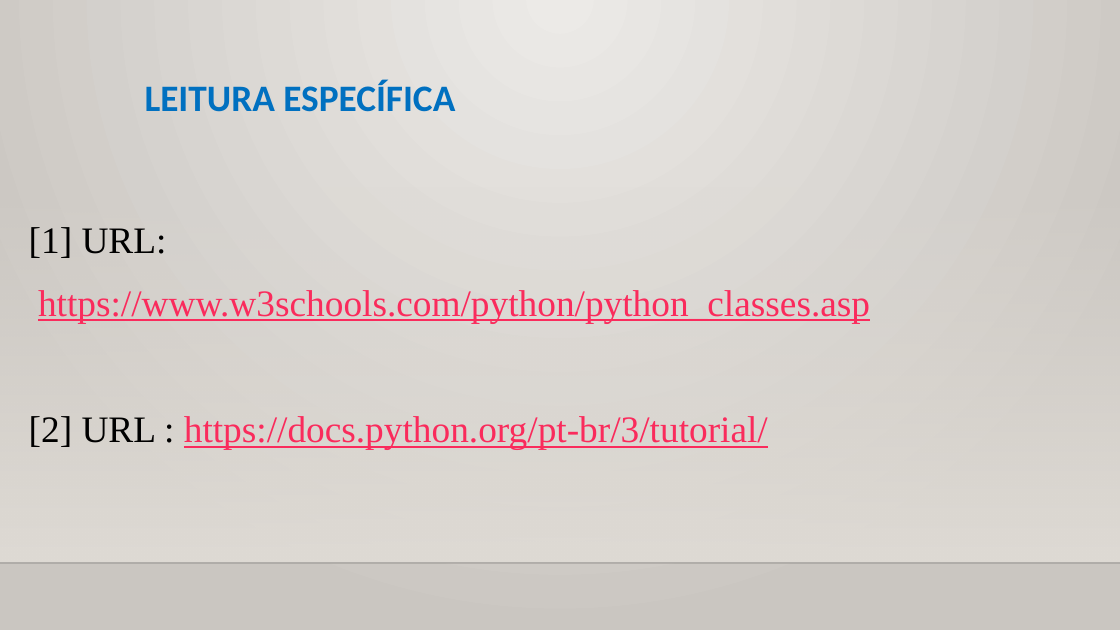
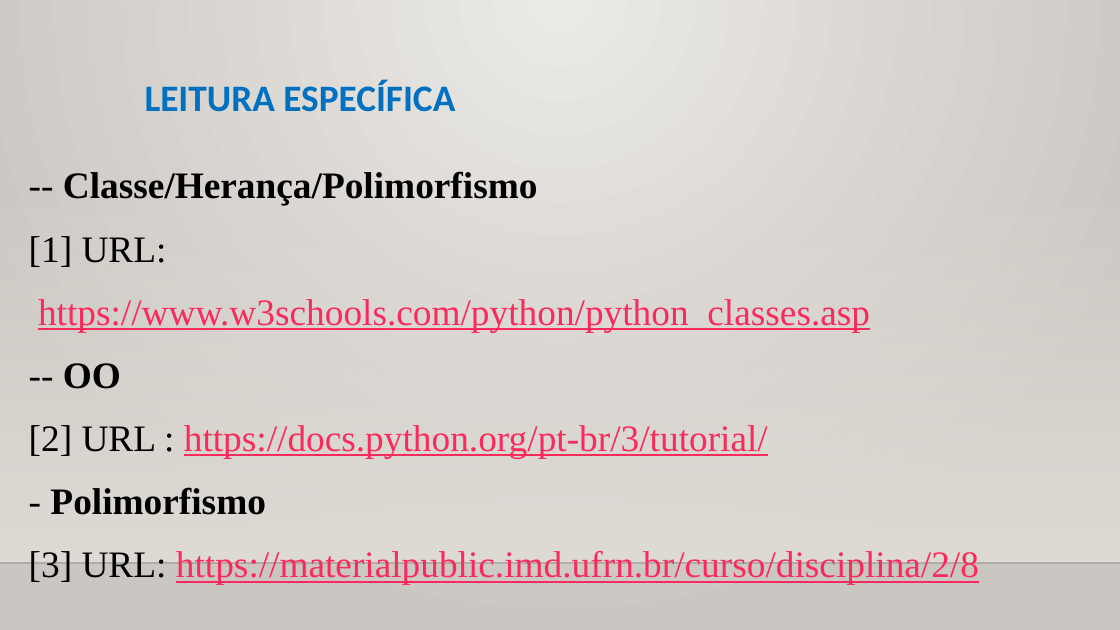
Before and after one commit to CloudEducationBrazil/WydenPythonParadigmas, a slide deck: slide 30 of 01 Classes/Aula 11 Programação Python - Classes - Orientação a Objetos.pptx (slide 29 before the commit). Drawn at 1120x630 pixels with LibreOffice and Linux fonts; fonts in the diff are those of the drawing; background and template pictures are left out. Boxes give left, top, right and bottom in pixels: in the first picture for what was removed or moved away, otherwise in the second. Text is boxed around its words. In the diff, an @@ line names an element or a change of style, - is before the commit and + after.

```diff
--- a/01 Classes/Aula 11 Programação Python - Classes - Orientação a Objetos.pptx
+++ b/01 Classes/Aula 11 Programação Python - Classes - Orientação a Objetos.pptx
@@ text at [63,171,538,206]: paragraph added @@
+-- Classe/Herança/Polimorfismo
@@ text at [63,363,121,389]: paragraph added @@
+-- OO
@@ text at [29,487,979,584]: paragraphs added @@
+- Polimorfismo
+[3] URL: https://materialpublic.imd.ufrn.br/curso/disciplina/2/8
```
Also in this commit, not shown: 1 other slide changed, 1 slide added.
